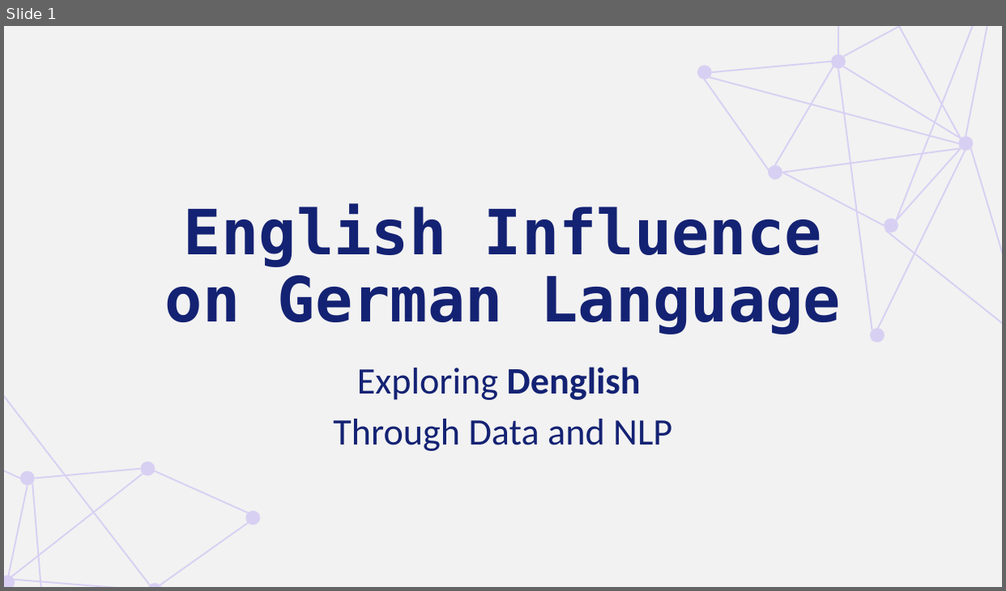
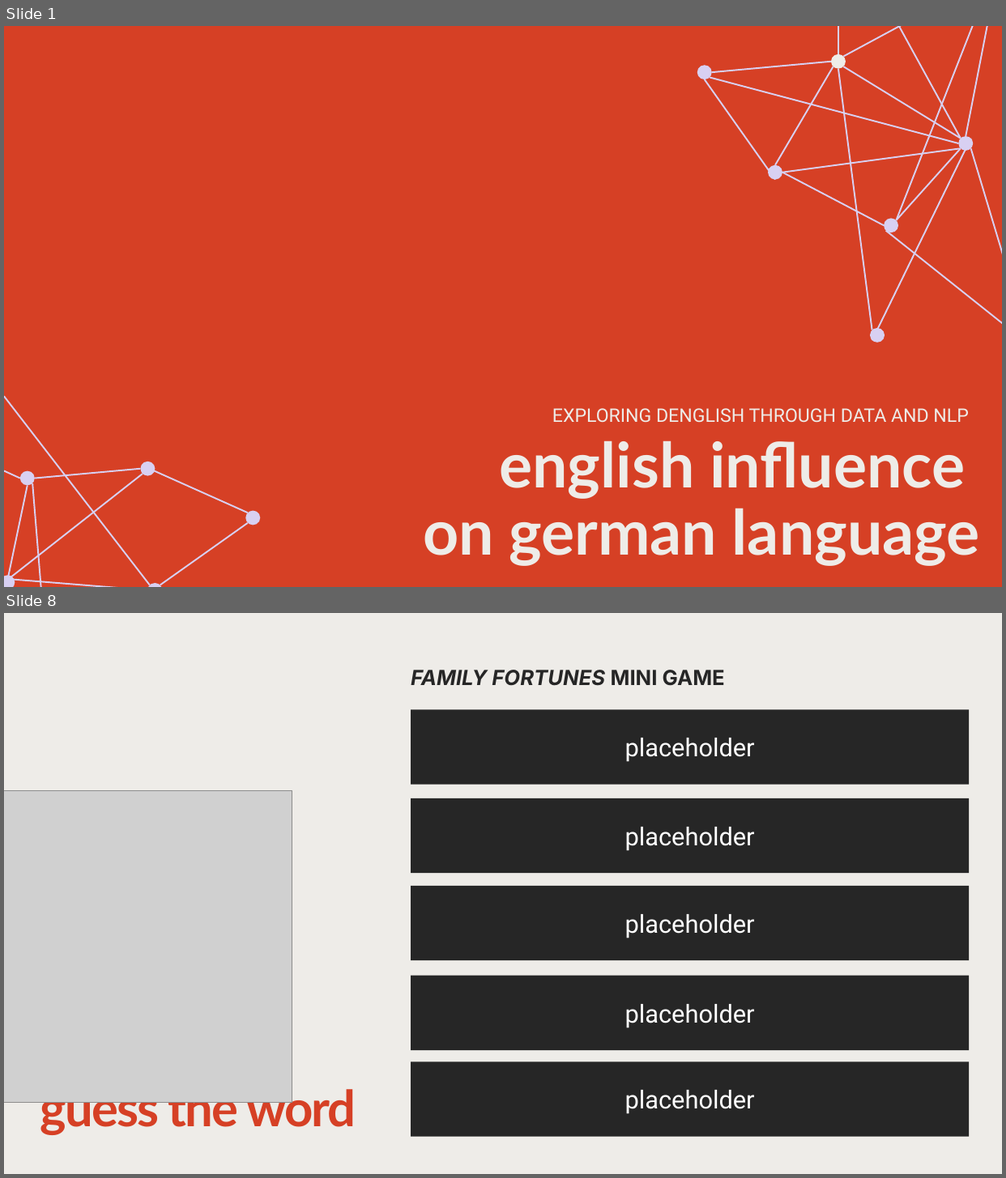
Before and after one commit to halfpintutopia/DA-deutsch-englisch-einfluss, a slide deck: DA_Final_Presentation.pptx. Shown one above the other, each under a label of ours: slide 1 before the commit, slides 1 and 8 after it; the slides between them are not shown. The pictures are 1006x591 and 1006x1178 pixels, drawn with LibreOffice and Linux fonts; fonts in the diff are those of the drawing; grey boxes stand for pictures. Boxes give left, top, right and bottom in pixels: in the first picture for what was removed or moved away, otherwise in the second. Text is boxed around its words. In the diff, an @@ line names an element or a change of style, - is before the commit and + after.

Commit message:
New design on presentation

```diff
--- a/DA_Final_Presentation.pptx
+++ b/DA_Final_Presentation.pptx
@@ slide 8 added at [4,613,1002,1174], background #EEECE8 @@
@@ text added at [411,670,725,686], 20 pt, text #262626, bold, italic @@
+FAMILY FORTUNES MINI GAME
@@ rectangle added at [411,709,969,785], fill #262626, 24 pt, text #FFFFFF @@
+placeholder
@@ picture added at [4,791,293,1103] @@
@@ rectangle added at [411,798,969,874], fill #262626, 24 pt, text #FFFFFF @@
+placeholder
@@ rectangle added at [411,886,969,961], fill #262626, 24 pt, text #FFFFFF @@
+placeholder
@@ rectangle added at [411,976,969,1051], fill #262626, 24 pt, text #FFFFFF @@
+placeholder
@@ rectangle added at [411,1063,969,1137], fill #262626, 24 pt, text #FFFFFF @@
+placeholder
@@ title added at [40,1084,356,1135], 48 pt, text #D64025, bold @@
+guess the word
@@ slide 1 changed as well @@
@@ background #F2F2F2 to #D64025 @@
@@ ellipse at [831,54,846,69]: fill #D8D0F2 to #EEECE8 @@
@@ subtitle at [552,408,968,422]: text changed; size 36 to 18 pt; font Calibri to Roboto; text colour #142273 to #EEECE8 @@
-Exploring Denglish
-Through Data and NLP
+EXPLORING DENGLISH THROUGH DATA AND NLP
@@ title at [423,441,980,565]: text changed; font DejaVu Sans Mono to Lato; text colour #142273 to #EEECE8 @@
-English Influence on German Language
+english influence
+on german language
```
Also in this commit, not shown: 9 other slides changed, 2 other slides added, 2 slides removed.
